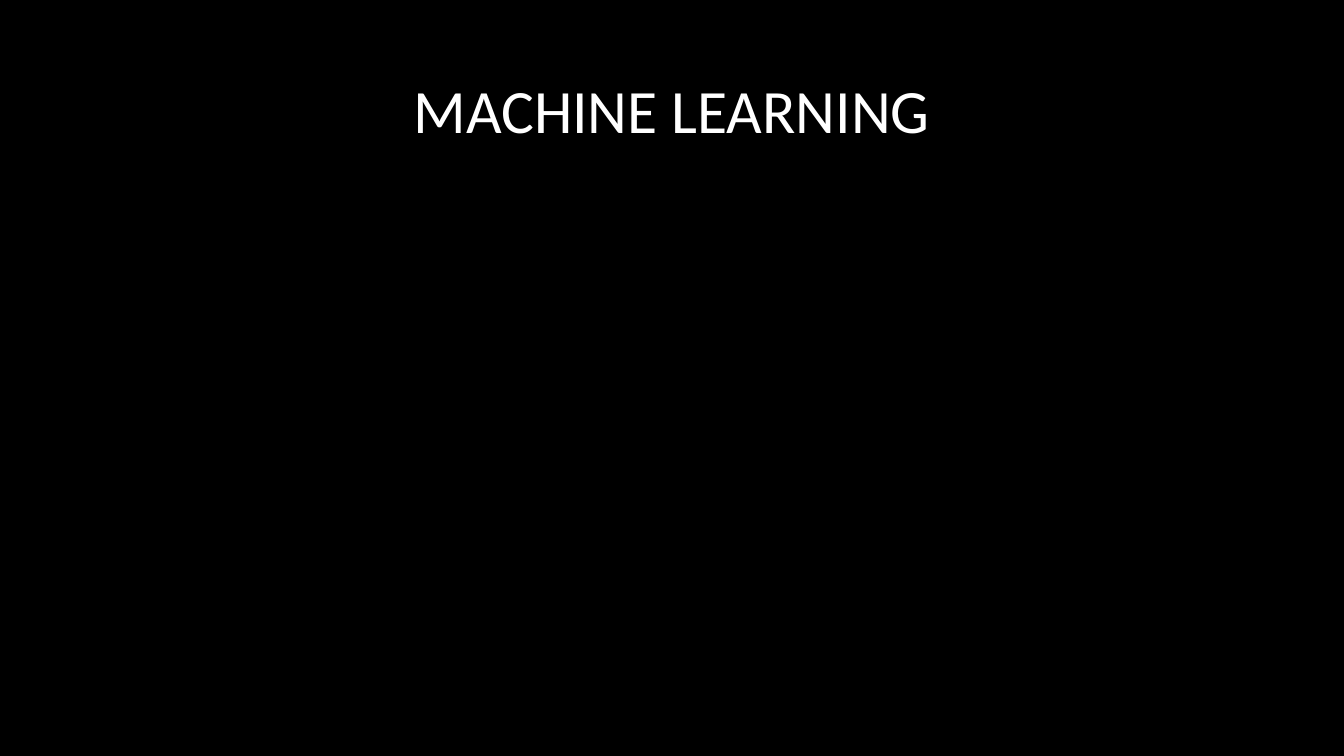
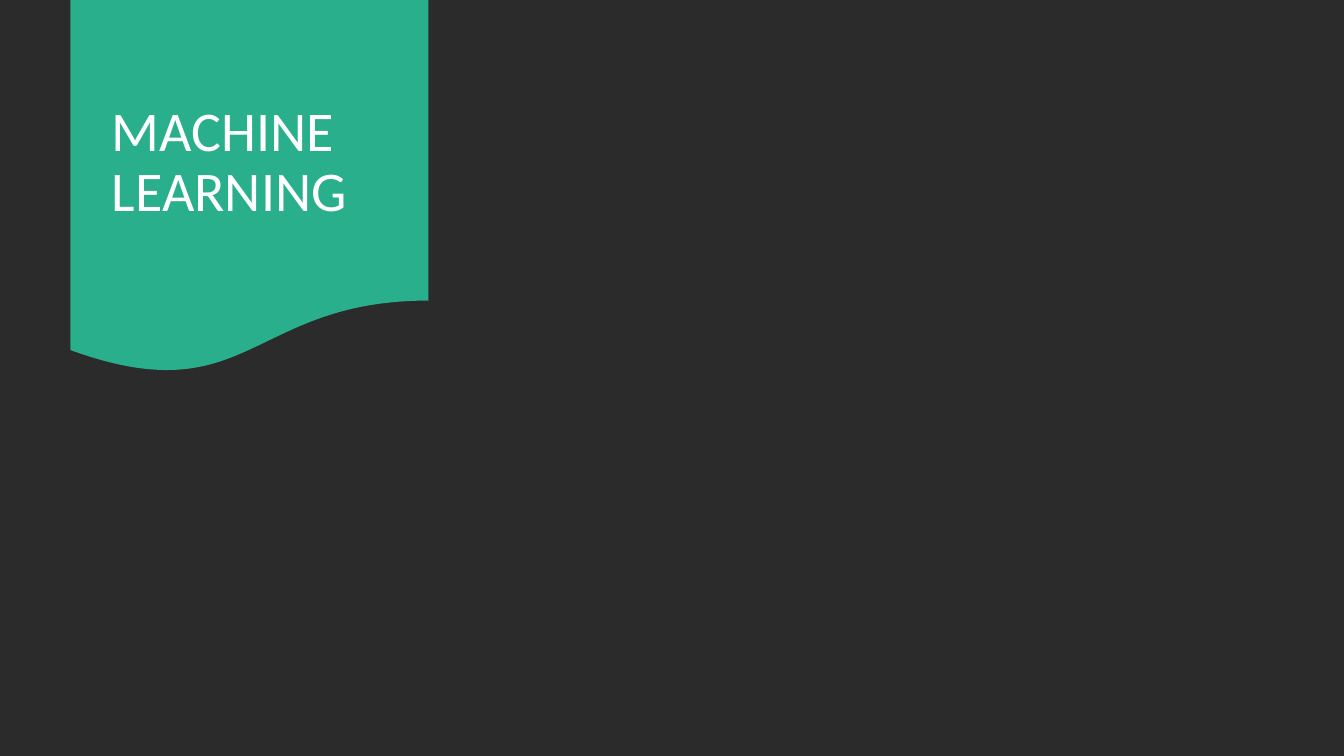
Before and after one commit to rndmized/AI-in-gaming-research, a slide deck: slide 9 of Presentation/AI in Video Games.pptx. Drawn at 1344x756 pixels with LibreOffice and Linux fonts; fonts in the diff are those of the drawing; background and template pictures are left out; a plain dark background stands for a picture behind light text. Boxes give left, top, right and bottom in pixels: in the first picture for what was removed or moved away, otherwise in the second. Text is boxed around its words. In the diff, an @@ line names an element or a change of style, - is before the commit and + after.

```diff
--- a/Presentation/AI in Video Games.pptx
+++ b/Presentation/AI in Video Games.pptx
@@ background #000000 to picture (left out) @@
@@ flow chart document added at box(71, 0, 429, 375), fill #29AF8C @@
@@ title "MACHINE LEARNING": place and size @@
-title "MACHINE LEARNING" at box(413, 93, 930, 134)
+title "MACHINE LEARNING" at box(112, 114, 347, 212)
@@ title "MACHINE LEARNING" at box(112, 114, 347, 212): size 44 to 40 pt; alignment centre to left @@
```
Also in this commit, not shown: 6 other slides changed, 9 other files.
